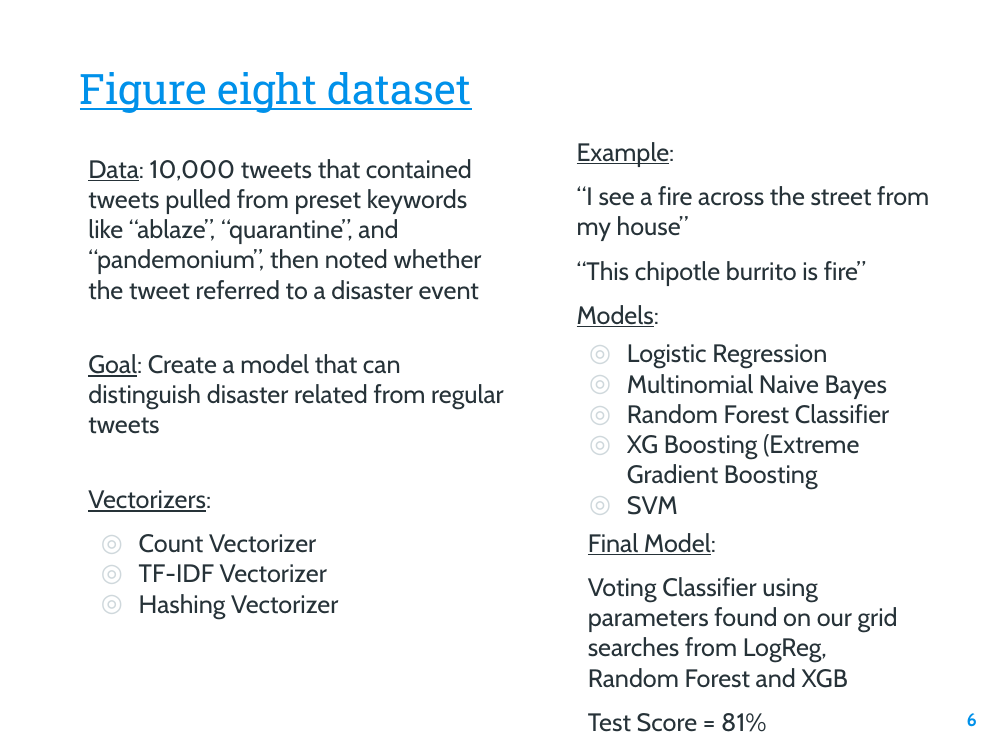
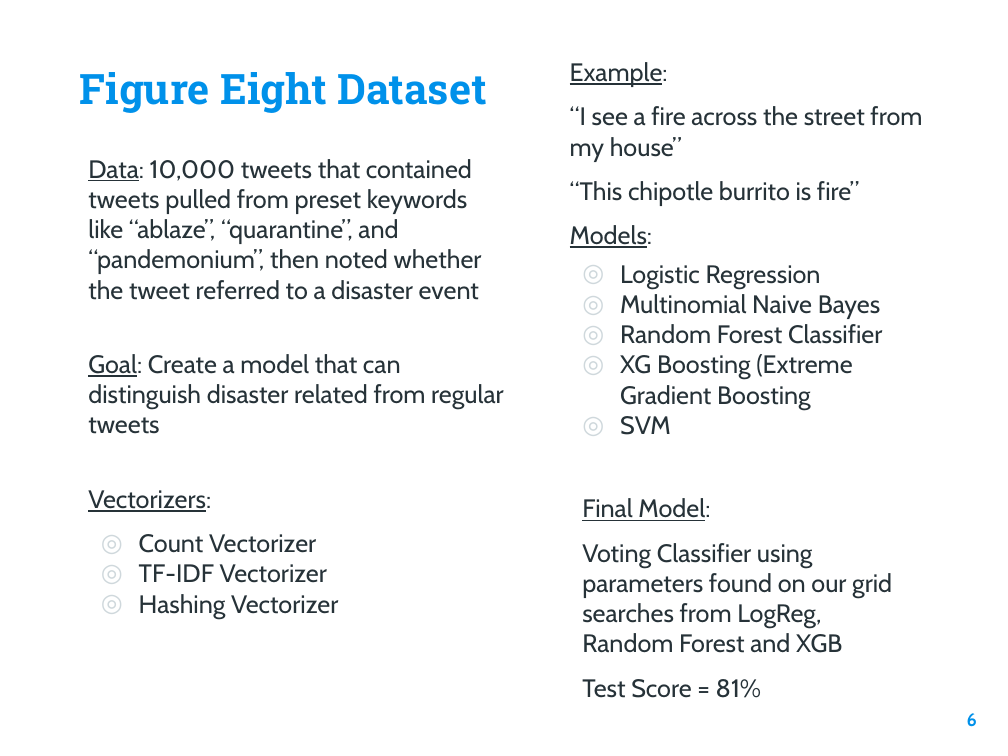
Before and after one commit to eamonious/disaster-tweet-classification, a slide deck: slide 6 of presentation.pptx. Drawn at 1008x756 pixels with LibreOffice and Linux fonts; fonts in the diff are those of the drawing; background and template pictures are left out. Boxes give left, top, right and bottom in pixels: in the first picture for what was removed or moved away, otherwise in the second. Text is boxed around its words. In the diff, an @@ line names an element or a change of style, - is before the commit and + after.

```diff
--- a/presentation.pptx
+++ b/presentation.pptx
@@ text "Example:": place and size @@
-text "Example:" at <box>577,142,929,515</box>
+text "Example:" at <box>570,62,922,435</box>
@@ title at <box>80,72,487,113</box>: text changed; bold on @@
-Figure eight dataset
+Figure Eight Dataset
@@ text "Final Model:": place and size @@
-text "Final Model:" at <box>588,533,898,732</box>
+text "Final Model:" at <box>582,498,892,698</box>
```
Also in this commit, not shown: 10 other slides changed, 15 other files.
